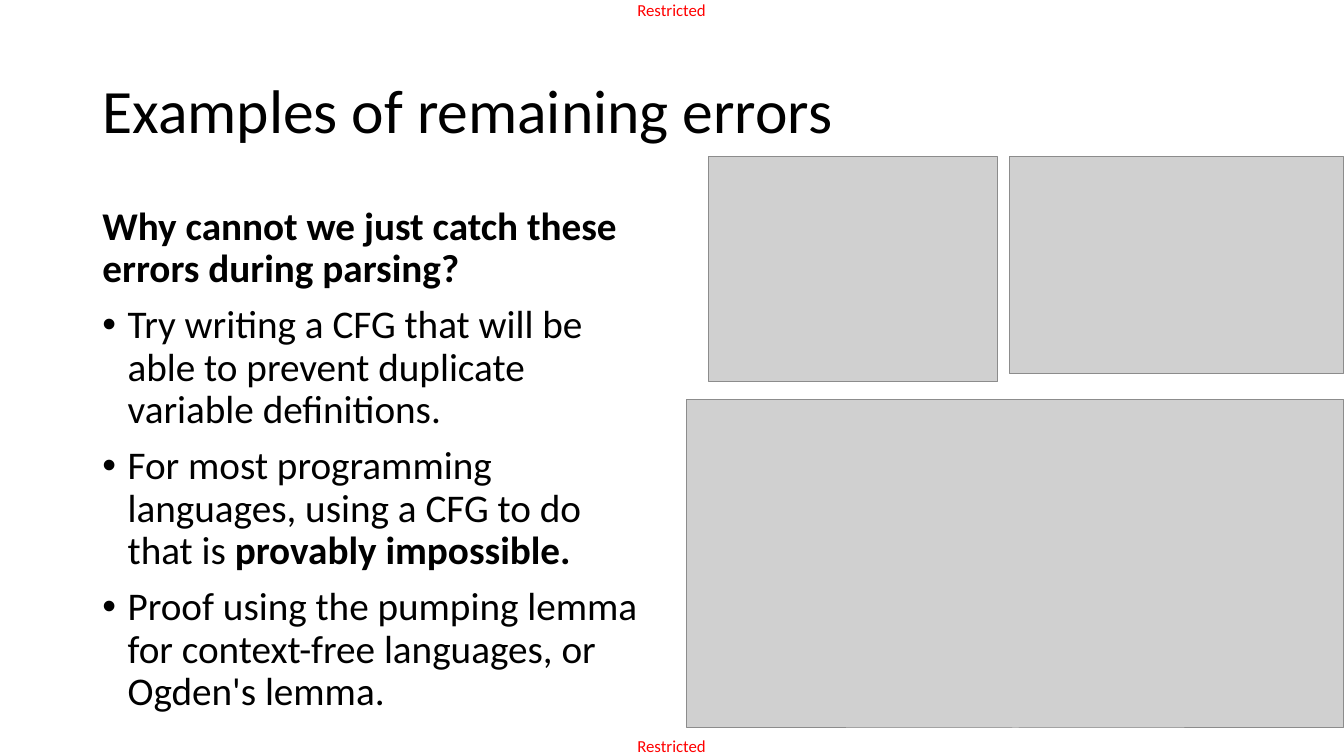
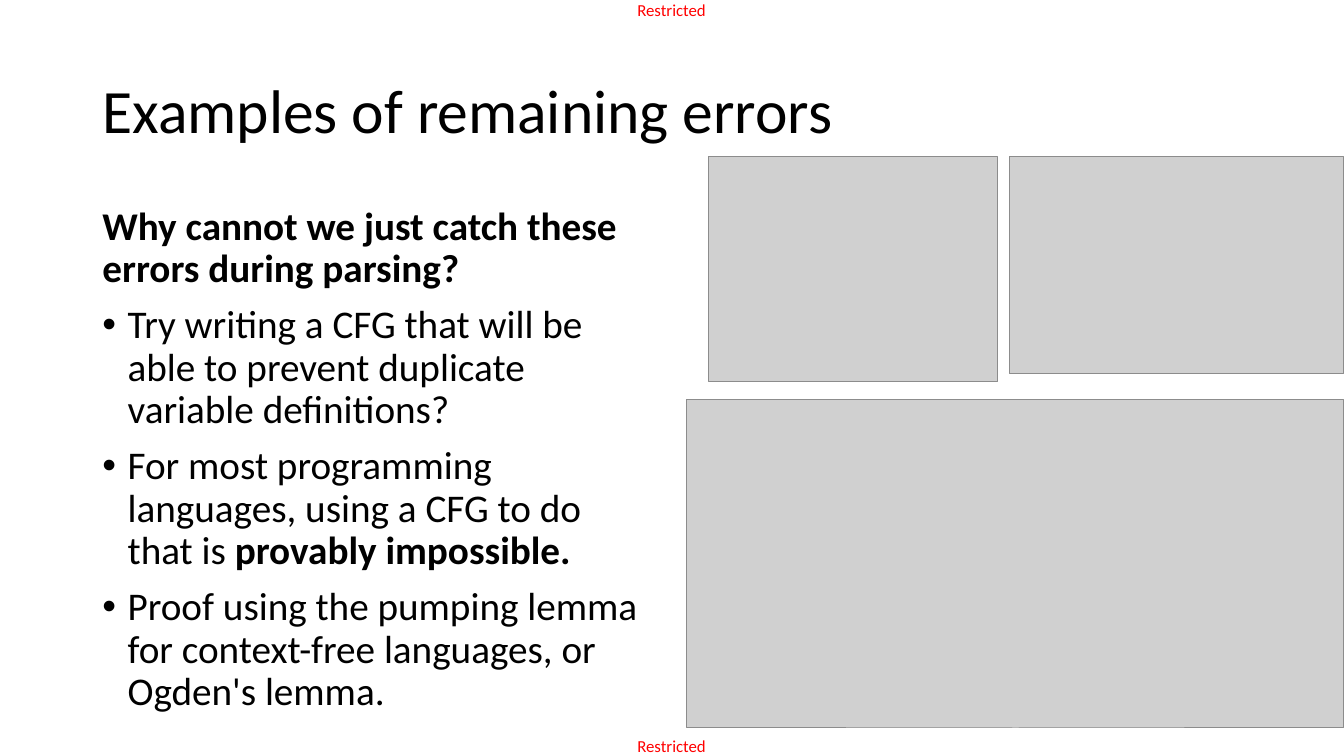
Before and after one commit to matthieudemari/SUTD_PLC_50_051, a slide deck: slide 6 of W12/W12S1/W12S1.pptx. Drawn at 1344x756 pixels with LibreOffice and Linux fonts; fonts in the diff are those of the drawing; grey boxes stand for pictures. Boxes give left, top, right and bottom in pixels: in the first picture for what was removed or moved away, otherwise in the second. Text is boxed around its words. In the diff, an @@ line names an element or a change of style, - is before the commit and + after.

```diff
--- a/W12/W12S1/W12S1.pptx
+++ b/W12/W12S1/W12S1.pptx
@@ text at box(128, 310, 582, 424): text changed @@
-• Try writing a CFG that will be able to prevent duplicate variable definitions.
+• Try writing a CFG that will be able to prevent duplicate variable definitions?
```
Also in this commit, not shown: 5 other slides changed, 8 slides added, 1 other file.
